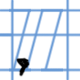
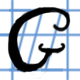
The second 80x80 image is a revision of the first. Changes to its layers:
renamed "G" to "G2", showed it, painted on it over [7, 6, 71, 79]
hid "comma" over [15, 57, 30, 77]
